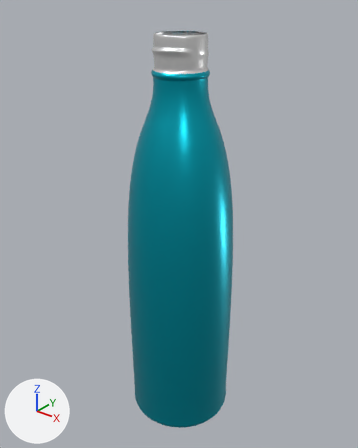
Renders of the glTF model bottle-slim.glb from each side of a commit.
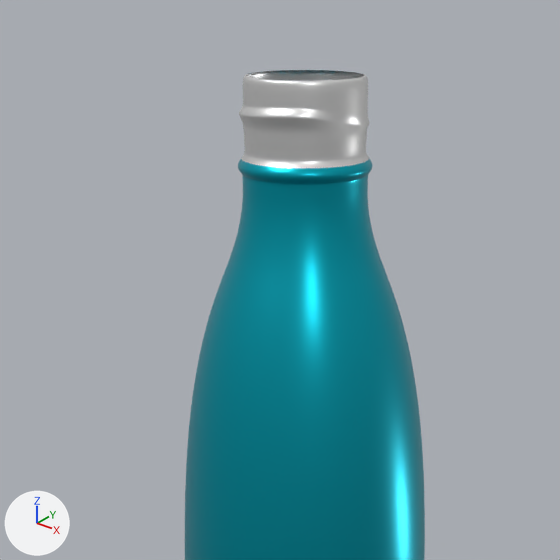
Old and new are each drawn whole from a 50 mm camera at (1.963, -2.479, 4.044) aimed at (-0.059, 0.048, 2.478) and again close up on the part from 13% to 82% of the width and 0% to 55% of the height. The lights are fixed; the arrows at lower left show +X, +Y and +Z. The first two pictures are the older version. Where no turn or scale is listed for an object, it has been applied to the vertices.

The older version as bpy lines, for what is in view:
```python
me_object_6 = bpy.data.meshes.new('Object_6')
me_object_6.from_pydata(...)  # 18560 vertices, 36864 faces; spans x -0.39..0.39, y -0.39..0.39, z -1.33..1.33
me_object_6.materials.append(mat_bottle_steel_blue)  # cyan #0cb7cc
me_object_7 = bpy.data.meshes.new('Object_7')
me_object_7.from_pydata(...)  # 24704 vertices, 49152 faces; spans x -0.175..0.175, y -0.175..0.175, z -0.105..0.105
me_object_7.materials.append(mat_steel)  # white #ffffff
ob_object_13 = bpy.data.objects.new('Object_13', me_object_6)
ob_object_13.location = (-0.02, 0.016, 2.239)
ob_object_14 = bpy.data.objects.new('Object_14', me_object_7)
ob_object_14.location = (-0.022, 0.014, 3.669)
```
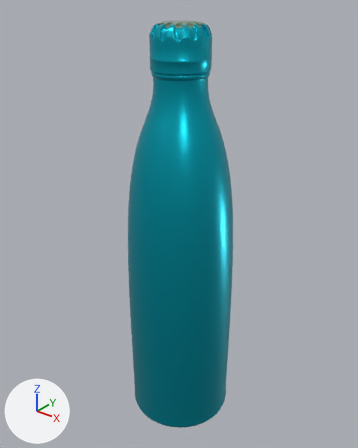
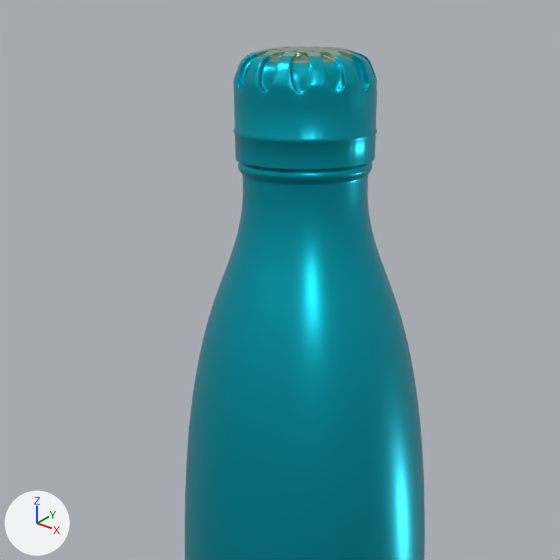
Edits to the scene script, one JSON object a line:
```json
{"op": "add", "block": "mat_yellow_steel", "code": ["mat_yellow_steel = principled_material('Yellow_Steel')", "mat_yellow_steel.base_color = (0.399, 0.604, 0.468)  # green #a9ccb6", "mat_yellow_steel.metallic = 0.849", "mat_yellow_steel.roughness = 0.288"]}
{"op": "add", "block": "me_object_3", "code": ["me_object_3 = bpy.data.meshes.new('Object_3')", "me_object_3.from_pydata(...)  # 11392 vertices, 21718 faces; spans x -0.136..0.136, y -0.138..0.138, z -0.224..0.224", "me_object_3.materials.append(mat_yellow_steel)  # green #a9ccb6"]}
{"op": "add", "block": "me_object_0", "code": ["me_object_0 = bpy.data.meshes.new('Object_0')", "me_object_0.from_pydata(...)  # 23554 vertices, 44780 faces; spans x -0.193..0.193, y -0.193..0.193, z -0.133..0.133", "me_object_0.materials.append(mat_bottle_steel_blue)  # cyan #0cb7cc"]}
{"op": "add", "block": "ob_object_7", "code": ["ob_object_7 = bpy.data.objects.new('Object_7', me_object_3)", "ob_object_7.location = (-0.019, 0.017, 3.614)"]}
{"op": "add", "block": "ob_object_4", "code": ["ob_object_4 = bpy.data.objects.new('Object_4', me_object_0)", "ob_object_4.location = (-0.02, 0.016, 3.697)"]}
```

Changed parts and their boxes (x1, y1, x2, y2) in the close-ups (560 x 560 px):
```json
{"object": "Object_4", "change": "added", "after": [233, 52, 377, 169], "on screen": "cyan"}
{"object": "Object_7", "change": "added", "after": [255, 47, 357, 63]}
{"object": "Object_14", "change": "unchanged, covered by the edit", "before": [239, 70, 369, 168]}
```
